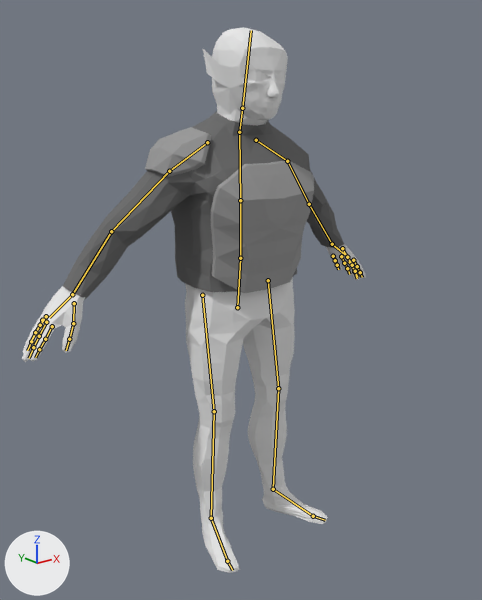
The Blender file Blend Files/monster.blend as it was, and as the next commit left it.
Rendered twice from a 50 mm lens placed at (-1.086, -1.372, 1.24), pointed at (-0.008, -0.025, 0.701). Every picture has the same lights, and +X, +Y and +Z are marked at lower left. Both versions are drawn at frame 4 of the action 'Sprint'; the numbers are the values there. The bones that bend it are drawn over the model as lines.

Objects in the first picture: 'Human.Male.000', 'Human.Male.006', 'Human.Male.010', 'Human.Male.011', 'Human.Male.012'.
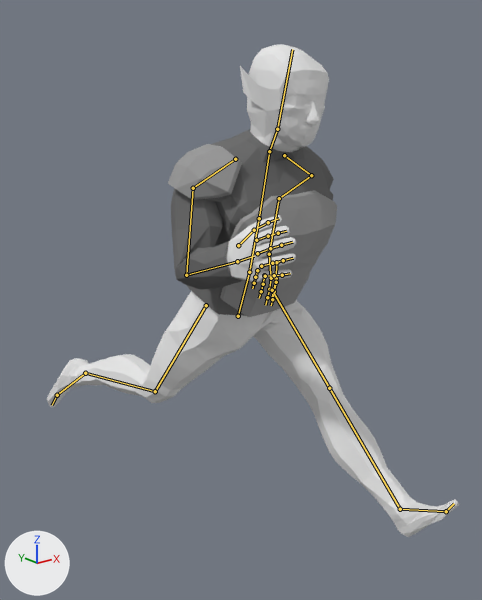
The edits, one by one:
Bone 'Hip' (bone_hip) moves from (0.0, 0.0, 0.0) to (0.0, -0.023, 0.005).
Bone 'Hip' (bone_hip) turns from (0, 0, 0) to (14, 0, 0) degrees about its own x, y and z.
Bone 'Head' (bone_head) turns from (0, 0, 0) to (-10, 0, 0) degrees about its own x, y and z.
Bone 'UpArm.Left' (bone_uparm_left) turns from (0, 0, 0) to (-36, 27, -44) degrees about its own x, y and z.
Bone 'LowArm.Left' (bone_lowarm_left) turns from (0, 0, 0) to (40, -18, -2) degrees about its own x, y and z.
Bone 'UpArm.Right' (bone_uparm_right) turns from (0, 0, 0) to (43, -14, 15) degrees about its own x, y and z.
Bone 'LowArm.Right' (bone_lowarm_right) turns from (0, 0, 0) to (87, 21, -2) degrees about its own x, y and z.
Bone 'Foot.Left' (bone_foot_left) turns from (0, 0, 0) to (-5, 11, -10) degrees about its own x, y and z.
Bone 'Toes.Left' (bone_toes_left) turns from (0, 0, 0) to (11, -3, 5) degrees about its own x, y and z.
Bone 'Foot.Right' (bone_foot_right) turns from (0, 0, 0) to (-39, -19, 15) degrees about its own x, y and z.
Bone 'FootIK.Left' (bone_footik_left) moves from (0.0, -0.073, 0.0) to (0.0, -0.569, -0.162).
Bone 'KneeIK.Left' (bone_kneeik_left) moves from (0.308, 0.757, -0.683) to (0.095, 0.757, -0.268).
Bone 'FootIK.Right' (bone_footik_right) moves from (0.0, -0.073, 0.0) to (0.125, 0.424, -0.317).
Bone 'KneeIK.Right' (bone_kneeik_right) moves from (-0.308, 0.757, -0.683) to (-0.095, 0.757, -0.268).

What differs and where, as boxes [x1, y1, x2, y2] in the pictures (482 x 600 px):
'Human.Male.006', posed (20% wider, 10% shorter)
    before: [22, 27, 366, 573]
    after: [47, 44, 460, 537]
'Human.Male.010', posed (42% narrower)
    before: [63, 111, 344, 299]
    after: [171, 128, 334, 316]
'Human.Male.011', posed (13% wider)
    before: [211, 160, 314, 293]
    after: [220, 190, 337, 317]
'Human.Male.012', posed (12% wider, 12% taller)
    before: [145, 127, 211, 177]
    after: [168, 144, 242, 200]
'Human.Male.000', posed (10% taller)
    before: [246, 72, 285, 81]
    after: [285, 96, 325, 106]
bone 'Hip', root to tip
    before: (237, 307) to (240, 258)
    after: (238, 316) to (249, 272)
bone 'Head', root to tip
    before: (242, 108) to (251, 30)
    after: (277, 129) to (292, 49)
bone 'UpArm.Left', root to tip
    before: (287, 161) to (309, 204)
    after: (311, 175) to (279, 198)
bone 'LowArm.Left', root to tip
    before: (309, 204) to (332, 244)
    after: (279, 198) to (269, 254)
bone 'UpArm.Right', root to tip
    before: (169, 171) to (111, 231)
    after: (193, 188) to (186, 275)
bone 'LowArm.Right', root to tip
    before: (111, 231) to (72, 294)
    after: (186, 275) to (237, 261)
bone 'Foot.Left', root to tip
    before: (273, 489) to (313, 516)
    after: (400, 509) to (446, 511)
bone 'Toes.Left', root to tip
    before: (313, 516) to (325, 520)
    after: (446, 511) to (454, 503)
bone 'Foot.Right', root to tip
    before: (211, 518) to (227, 561)
    after: (85, 373) to (57, 395)
